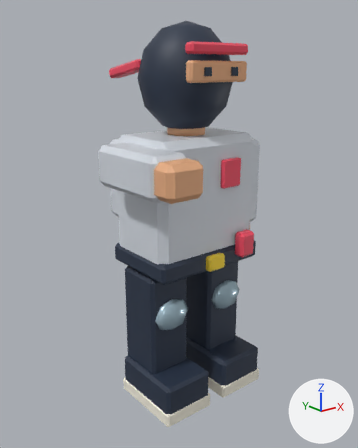
What one commit did to the Blender file art/blasters/fps_char_5.blend.
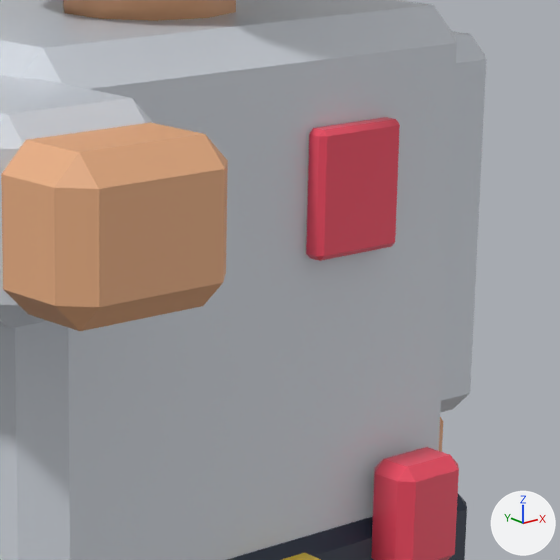
The first picture shows the older version from a 50 mm camera at (-1.473, -1.789, 1.601) aimed at (-0.03, 0.015, 0.879). The close-ups show the older and then the newer version on the part from 43% to 77% of the width and 29% to 57% of the height of that picture. Only the edits that show in the close-ups are written down. Lighting does not change. The marker at lower right points along +X, +Y and +Z.

The first close-up shows 'Belt', 'Chest badge', 'Neck', 'Right sleeve', 'Sash knot', 'Torso', 'arm_l', 'right_hand' and 1 more.
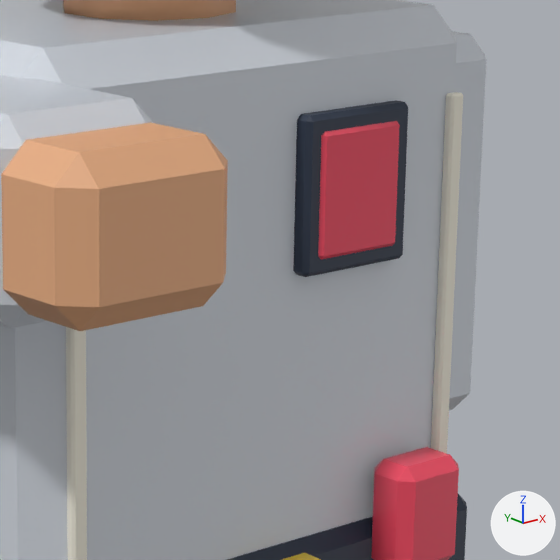
Where the change shows, as pixel boxes (x1, y1, x2, y2) in the close-ups (560 x 560 px):
'Badge frame', added (dark blue): after (293, 100, 408, 277)
'Torso piping.001', added: after (431, 92, 463, 453)
'Torso piping', added: after (66, 327, 87, 560)

Patch to the scene script:
```diff
--- a/art/blasters/fps_char_5.blend.py
+++ b/art/blasters/fps_char_5.blend.py
@@ me_cube_140 @@
+me_cube_140.from_pydata(...)  # 24 vertices, 26 faces; spans x 0.03..0.17, y -0.208..-0.184, z 1.07..1.23
+me_cube_140.materials.append(mat_ink_navy)  # dark blue #293548
@@ me_cube_139 @@
+me_cube_139.from_pydata(...)  # 24 vertices, 26 faces; spans x 0.236..0.254, y -0.201..-0.189, z 0.81..1.23
+me_cube_139.materials.append(mat_vanilla_plastic)  # white #f9f5e5
@@ me_cube_138 @@
+me_cube_138.from_pydata(...)  # 24 vertices, 26 faces; spans x -0.254..-0.236, y -0.201..-0.189, z 0.81..1.23
+me_cube_138.materials.append(mat_vanilla_plastic)  # white #f9f5e5
@@ ob_badge_frame @@
+ob_badge_frame = bpy.data.objects.new('Badge frame', me_cube_140)
+ob_badge_frame.location = (0.0, 0.0, 0.0)
@@ ob_torso_piping_001 @@
+ob_torso_piping_001 = bpy.data.objects.new('Torso piping.001', me_cube_139)
+ob_torso_piping_001.location = (0.0, 0.0, 0.0)
@@ ob_torso_piping @@
+ob_torso_piping = bpy.data.objects.new('Torso piping', me_cube_138)
+ob_torso_piping.location = (0.0, 0.0, 0.0)
```
